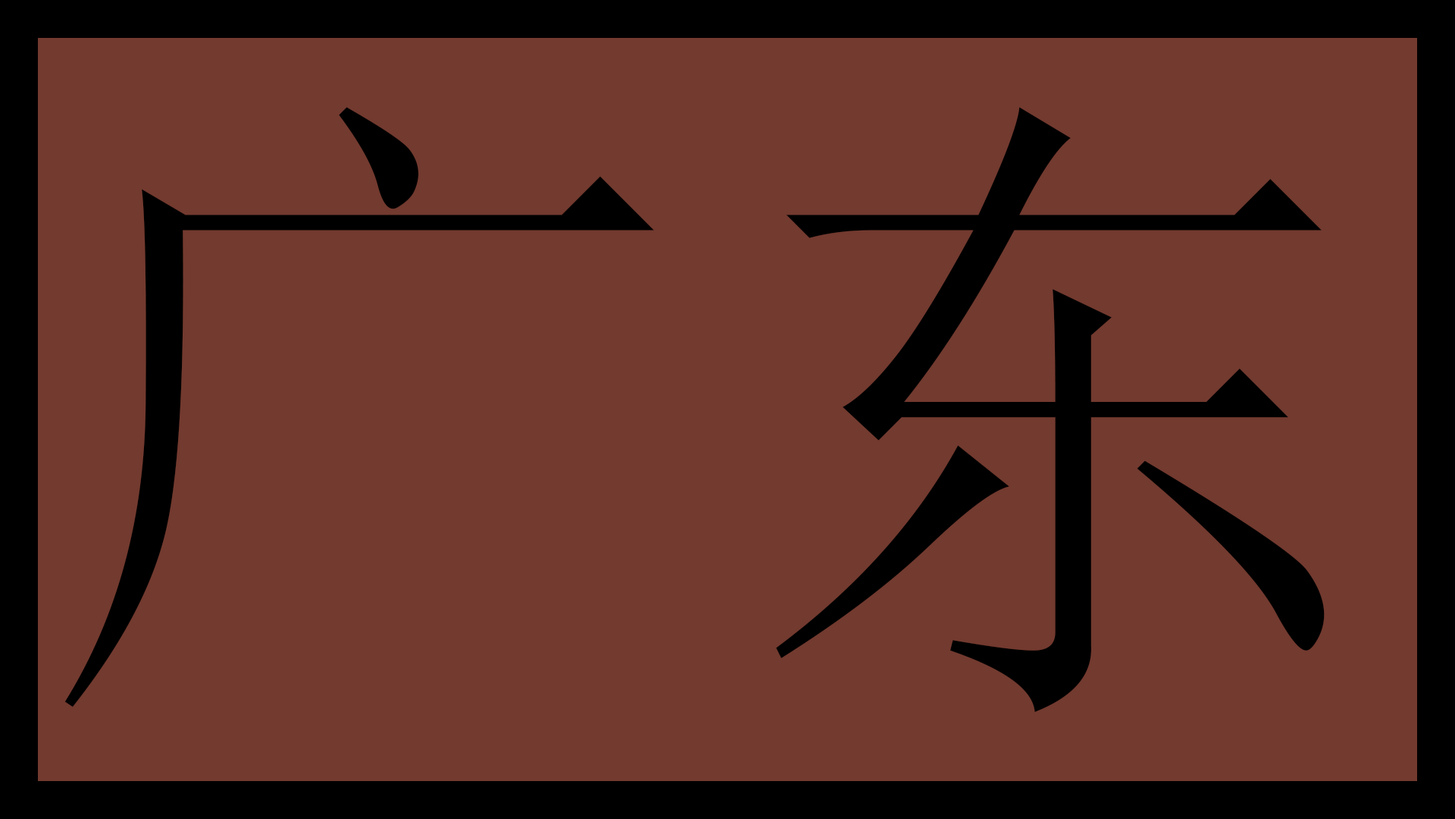
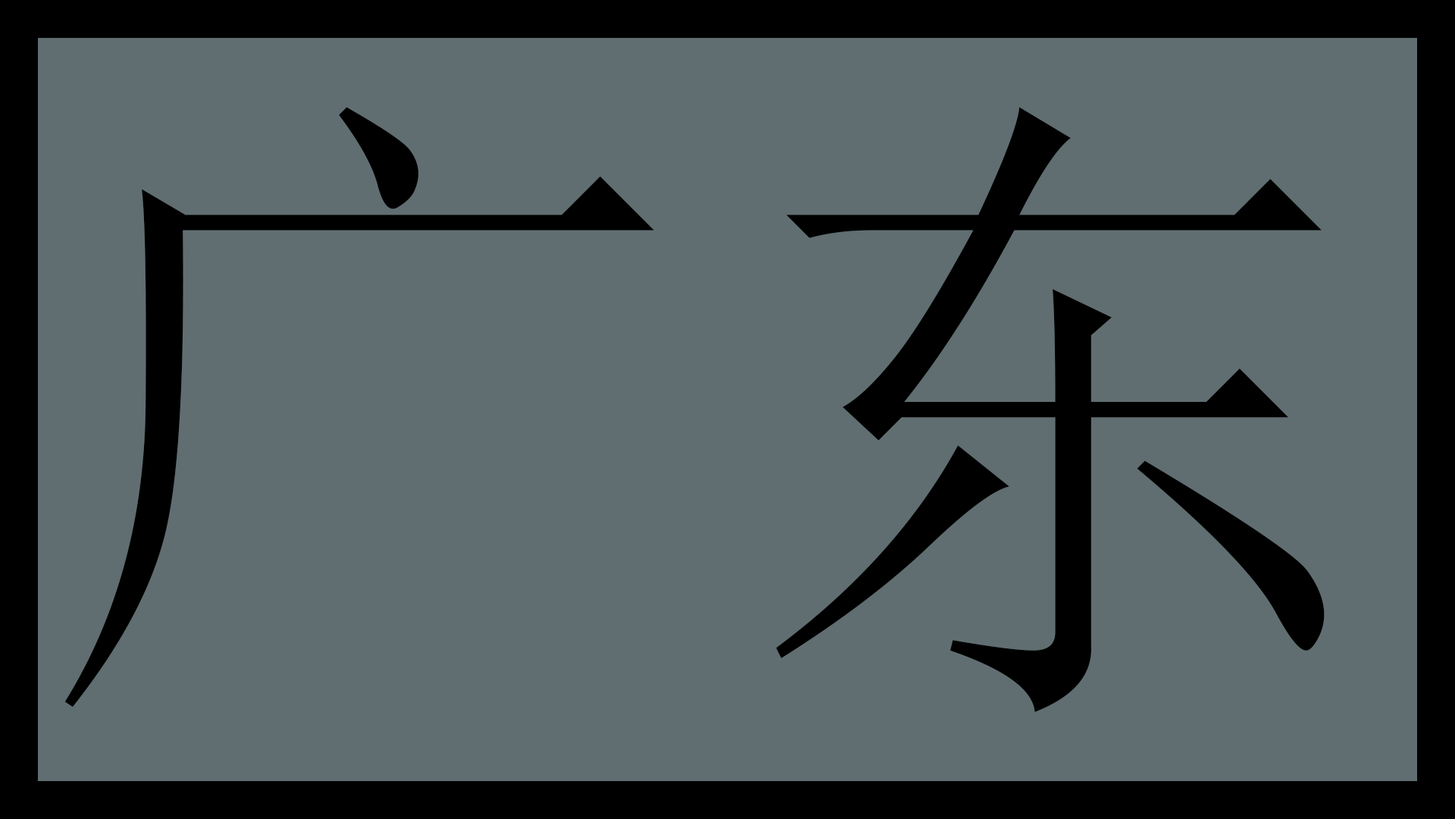
The second w=1455, h=819 image is a revision of the first. Changes to its layers:
painted on "Слой 11" over (37, 37, 1418, 781)
painted on "Слой 9" over (37, 37, 1418, 781)
painted on "Слой 6" over (37, 37, 1418, 781)
painted on "Слой 5" over (37, 37, 1418, 781)
